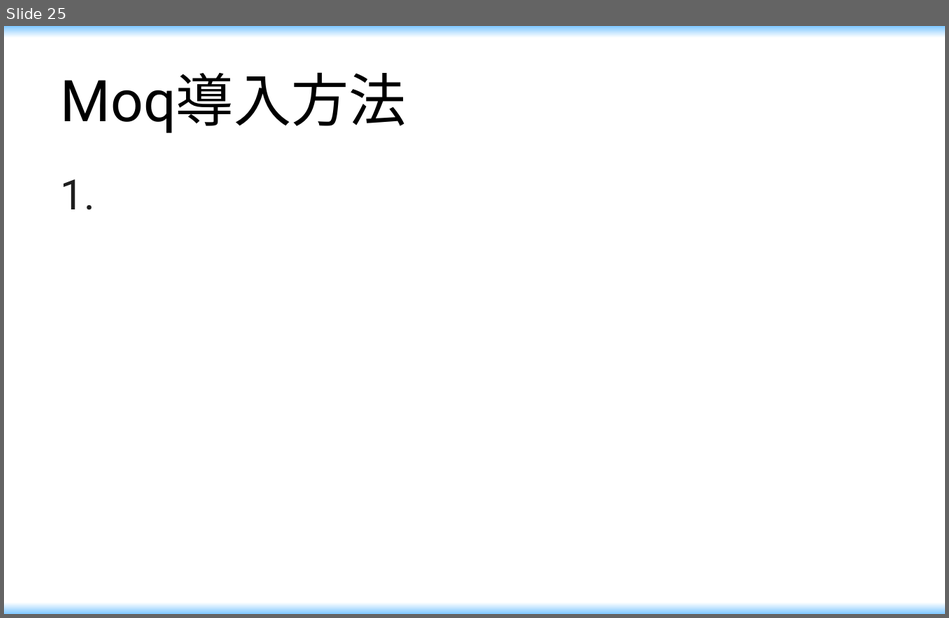
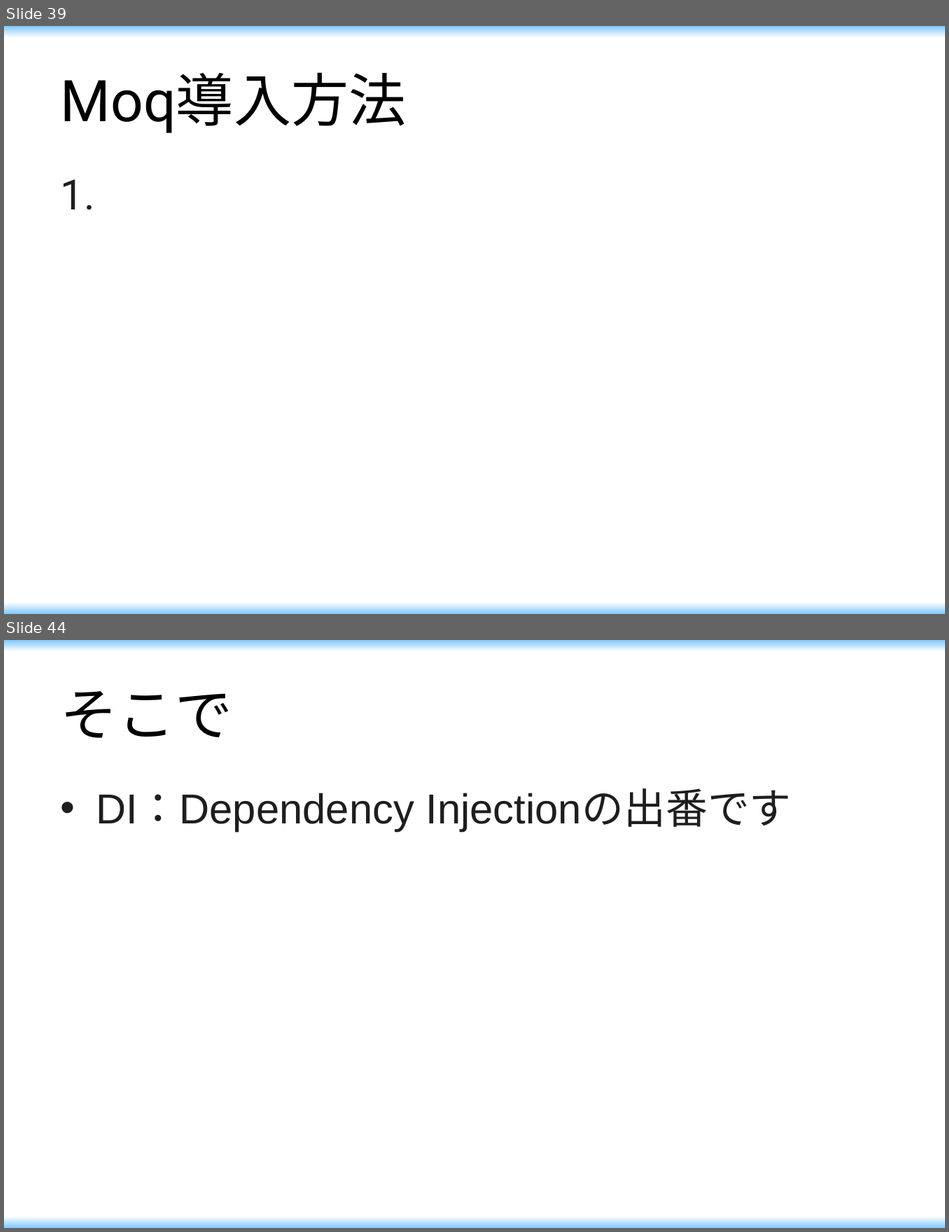
Before and after one commit to maikitakeda/first, a slide deck: document/勉強会.pptx. Shown one above the other, each under a label of ours: slide 25 before the commit, slides 39 and 44 after it; the slides between them are not shown. The pictures are 949x618 and 949x1232 pixels, drawn with LibreOffice and Linux fonts; fonts in the diff are those of the drawing. Boxes give left, top, right and bottom in pixels: in the first picture for what was removed or moved away, otherwise in the second. Text is boxed around its words. In the diff, an @@ line names an element or a change of style, - is before the commit and + after.

```diff
--- a/document/勉強会.pptx
+++ b/document/勉強会.pptx
@@ slide 44 added at [4,640,945,1228], background gradient #80C8FF to #FFFFFF @@
@@ title added at [61,691,233,738], 44 pt, text #000000 @@
+そこで
@@ text added at [96,790,792,831], 32 pt, text #1E1E1E @@
+• DI：Dependency Injectionの出番です
@@ what was slide 25 is now slide 39 @@
```
Also in this commit, not shown: 3 slides changed, 21 other slides added, 1 slide removed.
